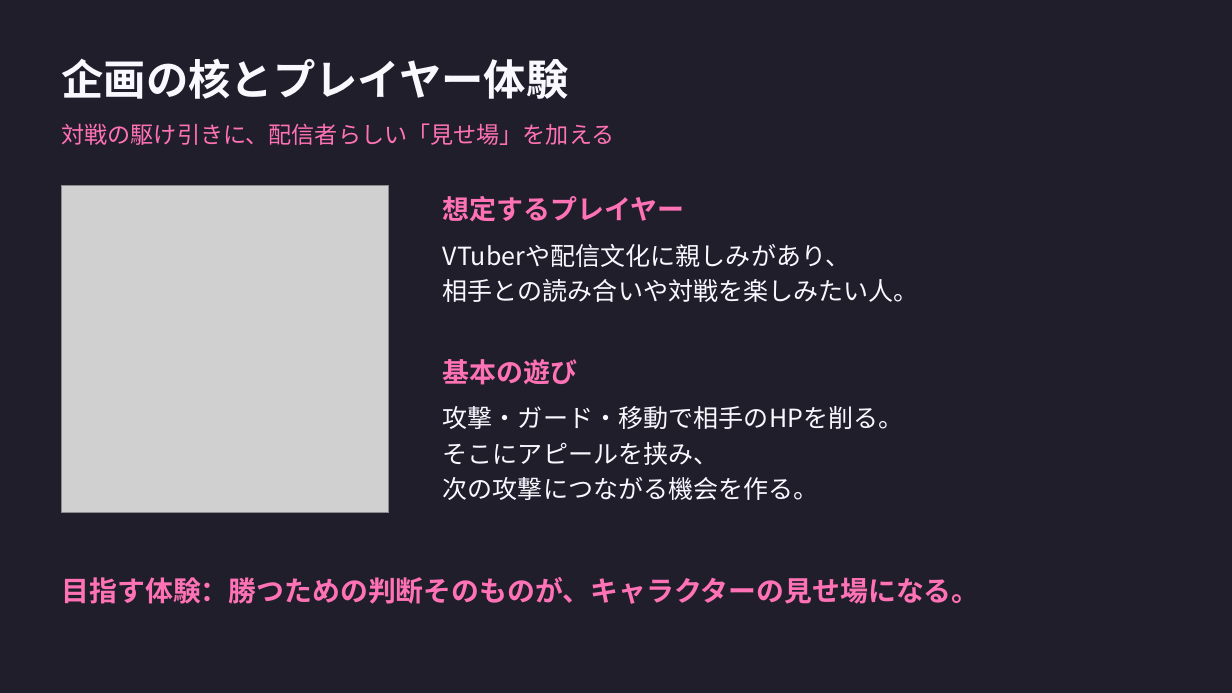
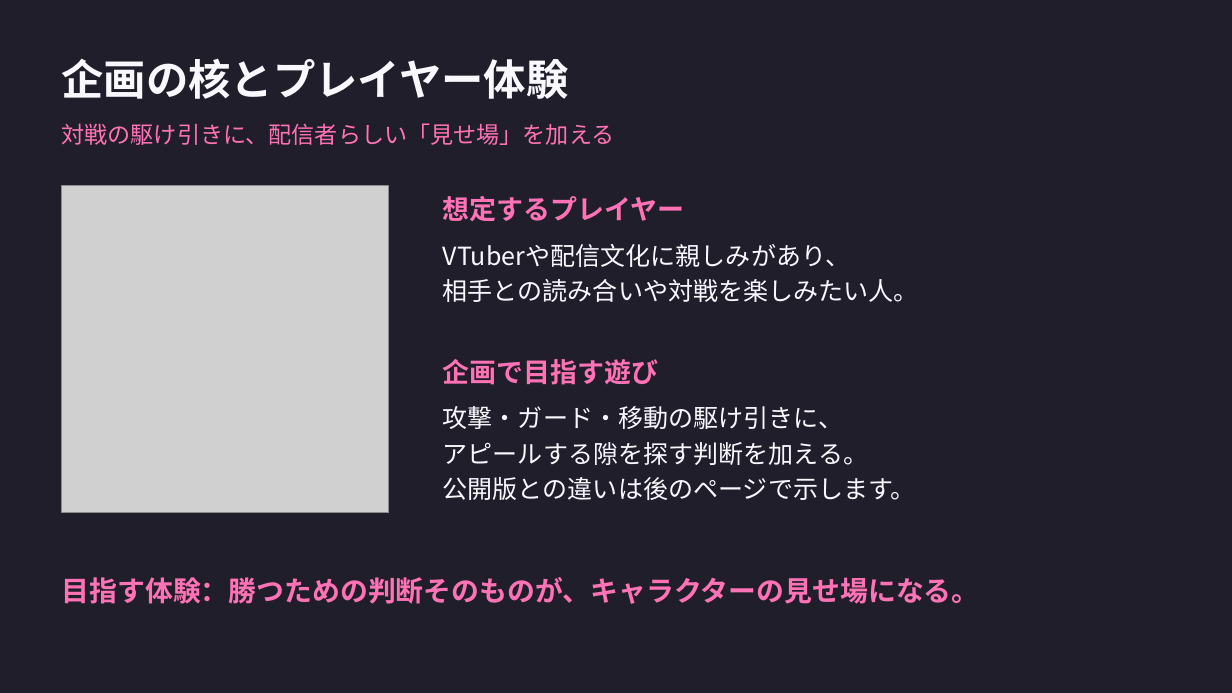
Before and after one commit to kuon-haruto/portfolio, a slide deck: slide 2 of documents/proposals/v-link-battle_proposal.pptx. Drawn at 1232x693 pixels with LibreOffice and Linux fonts; fonts in the diff are those of the drawing; grey boxes stand for pictures. Boxes give left, top, right and bottom in pixels: in the first picture for what was removed or moved away, otherwise in the second. Text is boxed around its words. In the diff, an @@ line names an element or a change of style, - is before the commit and + after.

```diff
--- a/documents/proposals/v-link-battle_proposal.pptx
+++ b/documents/proposals/v-link-battle_proposal.pptx
@@ text at box(443, 359, 659, 385): text changed @@
-基本の遊び
+企画で目指す遊び
@@ text at box(443, 406, 916, 500): text changed @@
-攻撃・ガード・移動で相手のHPを削る。
-そこにアピールを挟み、
-次の攻撃につながる機会を作る。
+攻撃・ガード・移動の駆け引きに、
+アピールする隙を探す判断を加える。
+公開版との違いは後のページで示します。
```
Also in this commit, not shown: 1 other slide changed, 43 other files.
